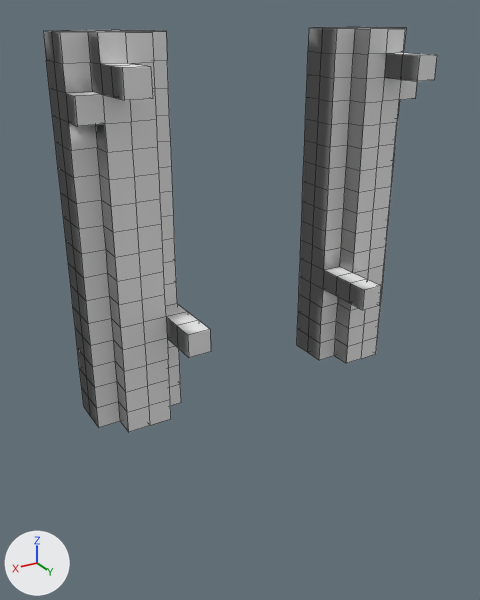
Two versions of the OBJ model models/rope_bridges_planks_stilt_l2.obj, one commit apart.
The view is the same before and after, from a 50 mm lens placed at (0.959, 1.825, 0.786), pointed at (0.034, 0.284, 0.016). Arrows for +X, +Y and +Z are at lower left; the lights stay in place. Mesh edges are drawn as thin lines. Where no turn or scale is listed for an object, it has been applied to the vertices.

The first picture shows 'node_0_0_0'.
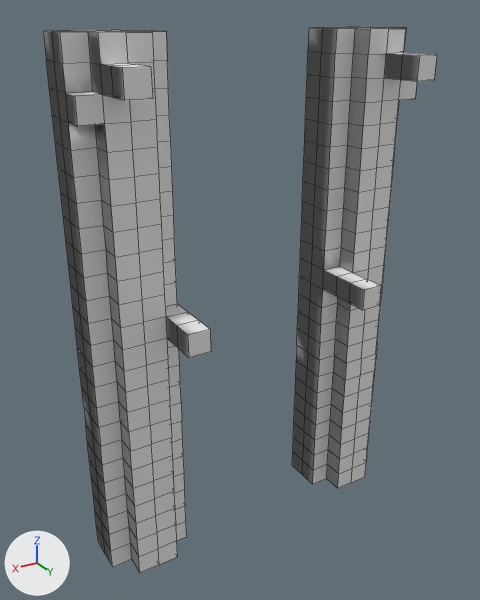
Where the change shows, as pixel boxes (x1, y1, x2, y2) in the pictures (480 x 600 px):
```json
{"object": "node_0_0_0", "change": "reshaped", "before": [43, 27, 437, 432], "after": [43, 27, 437, 572], "on screen": "34% taller"}
{"part": 1, "of": "me_node_0_0_0", "change": "added", "after": [84, 346, 377, 572]}
```

Scene script edits in JSON lines:
```json
{"block": "me_node_0_0_0", "where": "# used by ob_node_0_0_0; location = (0.0, 0.0, 0.0)"}
{"op": "remove", "block": "me_node_0_0_0", "code": "me_node_0_0_0.from_pydata(...)  # 604 vertices, 600 faces; spans x -0.5..0.5, y 0.125..0.5, z -0.25..0.75"}
{"op": "add", "block": "me_node_0_0_0", "code": "me_node_0_0_0.from_pydata(...)  # 870 vertices, 880 faces; spans x -0.5..0.5, y 0.125..0.5, z -0.75..0.75"}
{"block": "me_node_0_0_0", "change": "me_node_0_0_0 part 1"}
{"block": "me_node_0_0_0", "change": "18 new vertices lie (0.0, 0.0, -0.063) away from vertices in x -0.5..0.5, y 0.25..0.375, z -0.25"}
{"block": "me_node_0_0_0", "change": "32 new vertices lie (0.0, 0.0, -0.062) away from vertices in x -0.5..0.5, y 0.125..0.375, z -0.313..-0.25"}
{"block": "me_node_0_0_0", "change": "32 new vertices lie (0.0, 0.0, -0.063) away from vertices in x -0.5..0.5, y 0.125..0.375, z -0.375..-0.312"}
{"block": "me_node_0_0_0", "change": "18 new vertices lie (0.0, 0.0, -0.062) away from vertices in x -0.5..0.5, y 0.25..0.375, z -0.438"}
{"block": "me_node_0_0_0", "change": "18 new vertices lie (0.0, 0.0, -0.062) away from vertices in x -0.5..0.5, y 0.25..0.375, z -0.5"}
{"block": "me_node_0_0_0", "change": "32 new vertices lie (0.0, 0.0, -0.063) away from vertices in x -0.5..0.5, y 0.125..0.375, z -0.562..-0.375"}
{"block": "me_node_0_0_0", "change": "18 new vertices lie (0.0, 0.0, -0.063) away from vertices in x -0.5..0.5, y 0.25..0.375, z -0.625"}
{"block": "me_node_0_0_0", "change": "32 new vertices lie (0.0, 0.0, -0.062) away from vertices in x -0.5..0.5, y 0.125..0.375, z -0.688..-0.438"}
{"block": "me_node_0_0_0", "change": "18 new vertices lie (0.0, -0.063, 0.0) away from vertices in x -0.5..0.5, y 0.25..0.375, z -0.75..-0.562"}
{"block": "me_node_0_0_0", "change": "10 new vertices lie (-0.062, 0.0, 0.0) away from vertices in x -0.25..0.5, y 0.187..0.25, z -0.75..-0.562"}
{"block": "me_node_0_0_0", "change": "12 new vertices lie (0.0, -0.062, 0.0) away from vertices in x -0.438..0.438, y 0.187..0.312, z -0.75..-0.562"}
{"block": "me_node_0_0_0", "change": "10 new vertices lie (-0.063, 0.0, 0.0) away from vertices in x -0.312..0.438, y 0.125..0.187, z -0.75..-0.562"}
{"block": "me_node_0_0_0", "change": "10 new vertices lie (-0.063, 0.0, 0.0) away from vertices in x -0.375..0.375, y 0.125..0.187, z -0.75..-0.562"}
{"block": "me_node_0_0_0", "change": "6 new vertices lie (0.062, 0.0, 0.0) away from vertices in x -0.5..0.25, y 0.187, z -0.688..-0.562"}
{"block": "me_node_0_0_0", "change": "280 new faces join them, mat_default_wood (white #e7e7e7)"}
```
